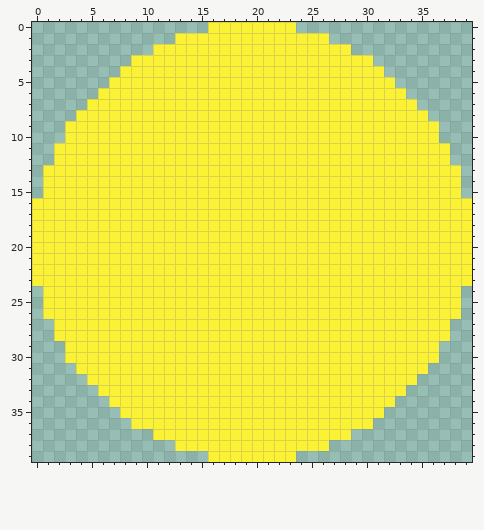
Pixel-art sprite -- assets/pineapple.png. The picture above was drawn from the file before the commit.
The file is 40x40 pixels.
The result:
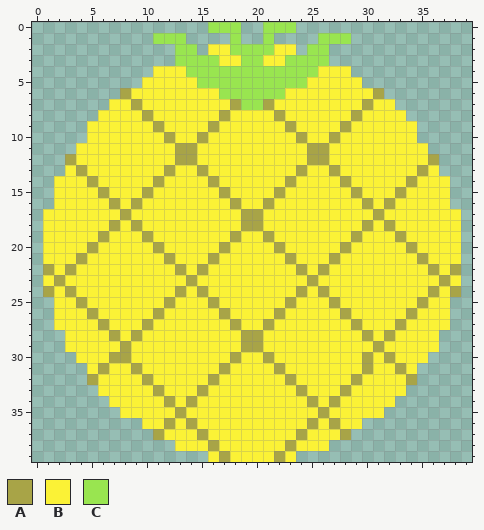
Palette (. is transparent): A #a8a447  B #fbf236  C #99e550
Diff:
@@ x 0..39 @@
- 0 ................BBBBBBBB................
- 1 .............BBBBBBBBBBBBBB.............
- 2 ...........BBBBBBBBBBBBBBBBBB...........
- 3 .........BBBBBBBBBBBBBBBBBBBBBB.........
- 4 ........BBBBBBBBBBBBBBBBBBBBBBBB........
- 5 .......BBBBBBBBBBBBBBBBBBBBBBBBBB.......
- 6 ......BBBBBBBBBBBBBBBBBBBBBBBBBBBB......
- 7 .....BBBBBBBBBBBBBBBBBBBBBBBBBBBBBB.....
- 8 ....BBBBBBBBBBBBBBBBBBBBBBBBBBBBBBBB....
- 9 ...BBBBBBBBBBBBBBBBBBBBBBBBBBBBBBBBBB...
-10 ...BBBBBBBBBBBBBBBBBBBBBBBBBBBBBBBBBB...
-11 ..BBBBBBBBBBBBBBBBBBBBBBBBBBBBBBBBBBBB..
-12 ..BBBBBBBBBBBBBBBBBBBBBBBBBBBBBBBBBBBB..
-13 .BBBBBBBBBBBBBBBBBBBBBBBBBBBBBBBBBBBBBB.
-14 .BBBBBBBBBBBBBBBBBBBBBBBBBBBBBBBBBBBBBB.
-15 .BBBBBBBBBBBBBBBBBBBBBBBBBBBBBBBBBBBBBB.
-16 BBBBBBBBBBBBBBBBBBBBBBBBBBBBBBBBBBBBBBBB
-17 BBBBBBBBBBBBBBBBBBBBBBBBBBBBBBBBBBBBBBBB
-18 BBBBBBBBBBBBBBBBBBBBBBBBBBBBBBBBBBBBBBBB
-19 BBBBBBBBBBBBBBBBBBBBBBBBBBBBBBBBBBBBBBBB
-20 BBBBBBBBBBBBBBBBBBBBBBBBBBBBBBBBBBBBBBBB
-21 BBBBBBBBBBBBBBBBBBBBBBBBBBBBBBBBBBBBBBBB
-22 BBBBBBBBBBBBBBBBBBBBBBBBBBBBBBBBBBBBBBBB
-23 BBBBBBBBBBBBBBBBBBBBBBBBBBBBBBBBBBBBBBBB
-24 .BBBBBBBBBBBBBBBBBBBBBBBBBBBBBBBBBBBBBB.
-25 .BBBBBBBBBBBBBBBBBBBBBBBBBBBBBBBBBBBBBB.
-26 .BBBBBBBBBBBBBBBBBBBBBBBBBBBBBBBBBBBBBB.
-27 ..BBBBBBBBBBBBBBBBBBBBBBBBBBBBBBBBBBBB..
-28 ..BBBBBBBBBBBBBBBBBBBBBBBBBBBBBBBBBBBB..
-29 ...BBBBBBBBBBBBBBBBBBBBBBBBBBBBBBBBBB...
-30 ...BBBBBBBBBBBBBBBBBBBBBBBBBBBBBBBBBB...
-31 ....BBBBBBBBBBBBBBBBBBBBBBBBBBBBBBBB....
-32 .....BBBBBBBBBBBBBBBBBBBBBBBBBBBBBB.....
-33 ......BBBBBBBBBBBBBBBBBBBBBBBBBBBB......
-34 .......BBBBBBBBBBBBBBBBBBBBBBBBBB.......
-35 ........BBBBBBBBBBBBBBBBBBBBBBBB........
-36 .........BBBBBBBBBBBBBBBBBBBBBB.........
-37 ...........BBBBBBBBBBBBBBBBBB...........
-38 .............BBBBBBBBBBBBBB.............
-39 ................BBBBBBBB................
+ 0 ................CCC..CCC................
+ 1 ...........CCC....C..C....CCC...........
+ 2 .............CC.BBCCCCBB.CC.............
+ 3 .............CCCCBBCCBBCCCC.............
+ 4 ...........BBBCCCCCCCCCCCCBBB...........
+ 5 ..........BBBBBCCCCCCCCCCBBBBB..........
+ 6 ........ABBBBBBBBCCCCCCBBBBBBBBA........
+ 7 .......BBABBBBBBBBACCABBBBBBBBABB.......
+ 8 ......BBBBABBBBBBABBBBABBBBBBABBBB......
+ 9 .....BBBBBBABBBBABBBBBBABBBBABBBBBB.....
+10 .....BBBBBBBABBABBBBBBBBABBABBBBBBB.....
+11 ....BBBBBBBBBAABBBBBBBBBBAABBBBBBBBB....
+12 ...ABBBBBBBBBAABBBBBBBBBBAABBBBBBBBBA...
+13 ...BABBBBBBBABBABBBBBBBBABBABBBBBBBAB...
+14 ..BBBABBBBBABBBBABBBBBBABBBBABBBBBABBB..
+15 ..BBBBABBBABBBBBBABBBBABBBBBBABBBABBBB..
+16 ..BBBBBABABBBBBBBBABBABBBBBBBBABABBBBB..
+17 .BBBBBBBABBBBBBBBBBAABBBBBBBBBBABBBBBBB.
+18 .BBBBBBABABBBBBBBBBAABBBBBBBBBABABBBBBB.
+19 .BBBBBABBBABBBBBBBABBABBBBBBBABBBABBBBB.
+20 .BBBBABBBBBABBBBBABBBBABBBBBABBBBBABBBB.
+21 .BBBABBBBBBBABBBABBBBBBABBBABBBBBBBABBB.
+22 .ABABBBBBBBBBABABBBBBBBBABABBBBBBBBBABA.
+23 .BABBBBBBBBBBBABBBBBBBBBBABBBBBBBBBBBAB.
+24 .ABABBBBBBBBBABABBBBBBBBABABBBBBBBBBABA.
+25 ..BBABBBBBBBABBBABBBBBBABBBABBBBBBBABB..
+26 ..BBBABBBBBABBBBBABBBBABBBBBABBBBBABBB..
+27 ..BBBBABBBABBBBBBBABBABBBBBBBABBBABBBB..
+28 ...BBBBABABBBBBBBBBAABBBBBBBBBABABBBB...
+29 ...BBBBBABBBBBBBBBBAABBBBBBBBBBABBBBB...
+30 ....BBBAABBBBBBBBBABBABBBBBBBBABABBB....
+31 .....BABBABBBBBBBABBBBABBBBBBBABBAB.....
+32 .....ABBBBABBBBBABBBBBBABBBBBABBBBA.....
+33 ......BBBBBABBBABBBBBBBBABBBABBBBB......
+34 .......BBBBBABABBBBBBBBBBABABBBBB.......
+35 ........BBBBBABBBBBBBBBBBBABBBBB........
+36 ..........BBABABBBBBBBBBBABABB..........
+37 ...........ABBBABBBBBBBBABBBA...........
+38 .............BBBABBBBBBABBB.............
+39 ................BABBBBAB................
Pixel boxes of the changes (left, top, right, bottom) in both pictures:
changed: (32, 22, 472, 462)
